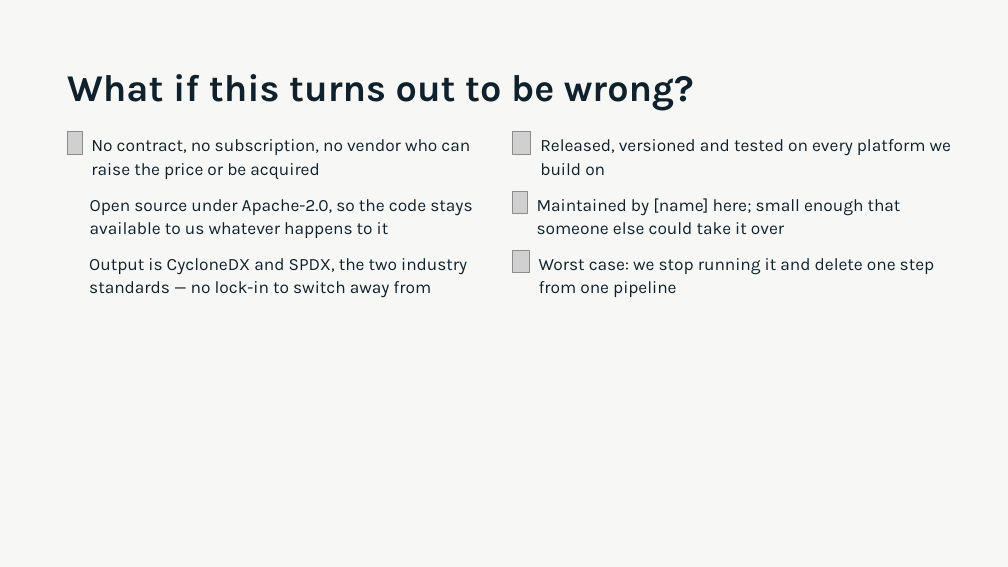
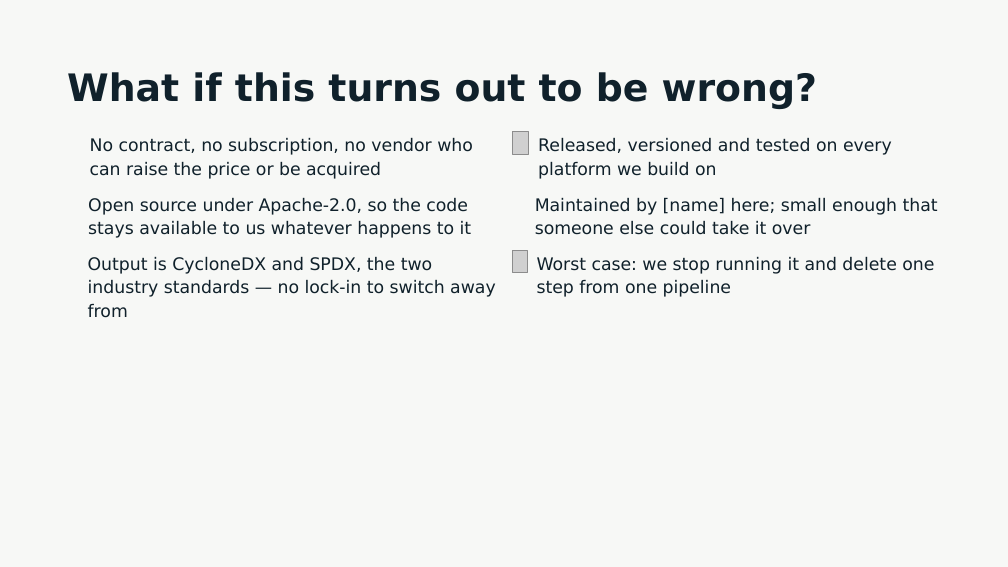
Before and after one commit to actions-marketplace-validations/millsks_pixi-sbom, a slide deck: slide 9 of docs/presentations/executive/pixi-sbom-executive.pptx (slide 8 before the commit). Drawn at 1008x567 pixels with LibreOffice and Linux fonts; fonts in the diff are those of the drawing; grey boxes stand for pictures; background and template pictures are left out. Boxes give left, top, right and bottom in pixels: in the first picture for what was removed or moved away, otherwise in the second. Text is boxed around its words. In the diff, an @@ line names an element or a change of style, - is before the commit and + after.

```diff
--- a/docs/presentations/executive/pixi-sbom-executive.pptx
+++ b/docs/presentations/executive/pixi-sbom-executive.pptx
@@ font Karla to DejaVu Sans in 7 elements at bbox=[88, 198, 472, 238], bbox=[90, 138, 473, 179], bbox=[537, 257, 934, 297], bbox=[535, 198, 938, 235], bbox=[538, 138, 892, 179], bbox=[88, 257, 496, 318], bbox=[67, 72, 817, 109] @@
@@ picture removed at bbox=[67, 132, 82, 154] @@
@@ picture removed at bbox=[513, 191, 527, 213] @@
```
Also in this commit, not shown: 8 other slides changed, 1 slide added, 16 other files.
